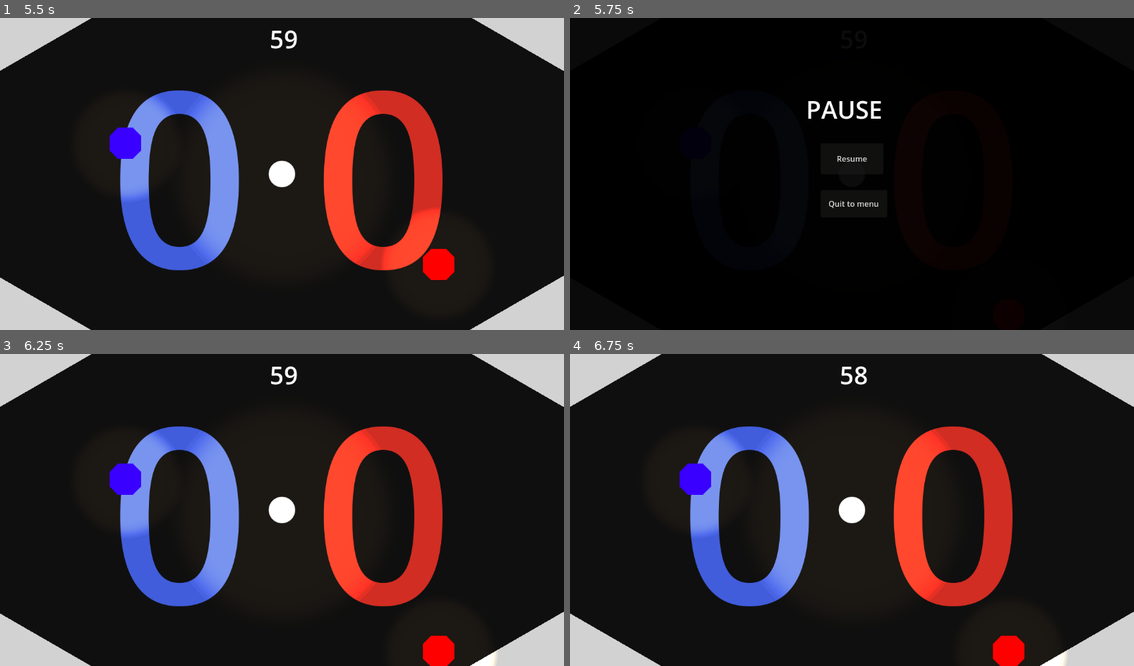
Above: before the commit, frames 1-4 (two rows, left to right).
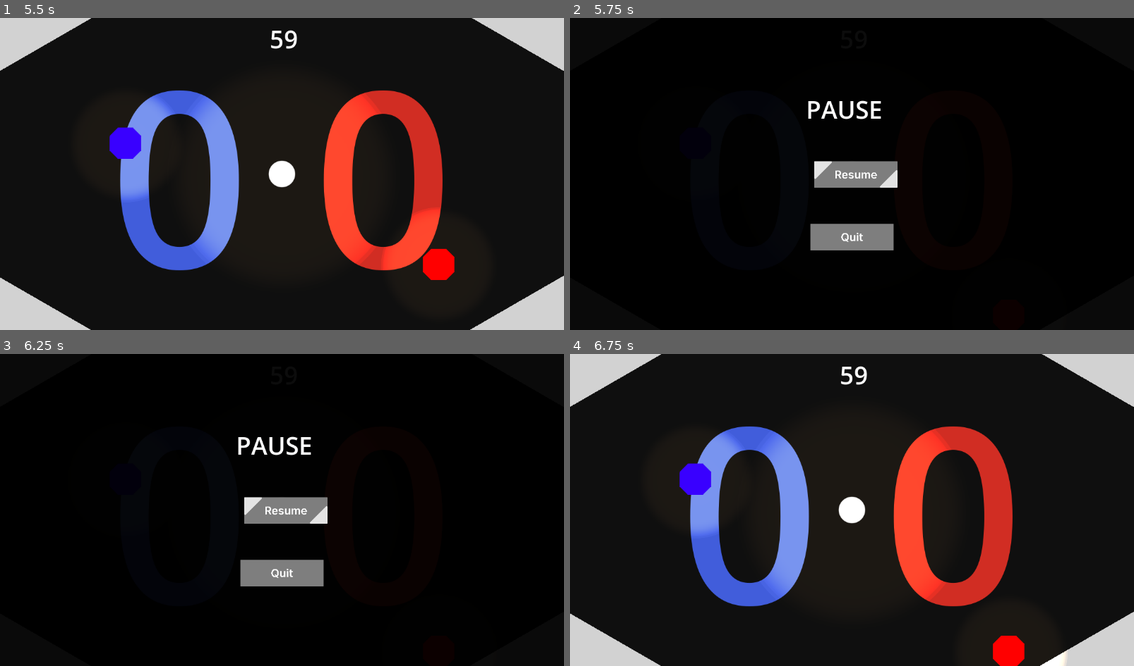
Above: after the commit, the same moments.

Repository: MyloRaccoon/ping
Game: Godot game, scene res://title.tscn
The game is run twice, just before and just after one commit, with the same random seed, the same clock (stepped at 60 frames per second) and the same inputs.
Inputs (mouse positions are in pixels of both pictures, inside the frame that each line leads up to):
- Up to frame 1 (5.5 s): click "Play" at 0.5 s; click "Play" at 1.25 s; tap Enter (ui_accept) at 2, 2.1, 2.27, 2.57, 2.75, 2.85, 3.02, 3.32, 3.6, 4.25, 4.35, 4.52, 4.82, 5, 5.1, 5.27 s; hold Up (ui_up) 2.03-2.78 s; hold Down (ui_down) 2.78-3.53 s; hold Up (ui_up) 3.53-5.03 s; hold Down (ui_down) from 5.03 s (still down)
- Up to frame 2 (5.75 s): keep holding Down (ui_down); tap Enter (ui_accept) at 5.57 s; tap Escape (pause) at 5.65 s
- Up to frame 3 (6.25 s): release Down (ui_down) at 5.75 s; click (282, 494) at 5.75 s, where only the run before the commit has a clickable "Resume"
- Up to frame 4 (6.75 s): tap Enter (ui_accept) at 6.5, 6.6 s; hold Down (ui_down) from 6.53 s (still down)

Frame 1 is identical in both runs. In frame 2, 2.7% of the frame differs, in the area x 42-59%, y 44-75%; in frame 3, 36%, in the area x 0-100%, y 0-100%; in frame 4, less than 0.1%.

Commit message:
add menu scene

Diff:
--- a/game.gd
+++ b/game.gd
@@ -24,6 +24,7 @@
 	call_deferred("add_child", ball)
 
 func _ready():
+	$PauseMenu/menu.activate(false)
 	$UI/firstTimer.start()
 	$map/separator.hide()
 	$goal1/p1Zone.hide()
@@ -117,6 +118,7 @@
 	$UI/Timer.stop()
 	pausing = true
 	$PauseMenu.show()
+	$PauseMenu/menu.activate(true)
 	global.playing = false
 	ball.linear_velocity = Vector2(0,0)
 
@@ -126,9 +128,9 @@
 	$PauseMenu.hide()
 	global.playing = true
 	ball.linear_velocity = stock_ball_velocity
+	$PauseMenu/menu.activate(false)
 
-func _on_resume_pressed():
-	resume()
-
-func _on_quit_to_menu_pressed():
-	get_tree().change_scene_to_file("res://option.tscn")
+func _on_menu_pressed(btn):
+	match btn:
+		"resume": resume()
+		"quit": get_tree().change_scene_to_file("res://option.tscn")
--- a/game.tscn
+++ b/game.tscn
@@ -1,8 +1,10 @@
-[gd_scene load_steps=13 format=3 uid="uid://b6mt6o3s6l44i"]
+[gd_scene load_steps=15 format=3 uid="uid://b6mt6o3s6l44i"]
 
 [ext_resource type="Script" path="res://game.gd" id="1_di1l8"]
 [ext_resource type="PackedScene" uid="uid://b0tvpet4qy7kh" path="res://player.tscn" id="1_jds34"]
 [ext_resource type="Texture2D" uid="uid://b2o8srpfhgwdw" path="res://goalZone.png" id="2_4tqgp"]
+[ext_resource type="PackedScene" uid="uid://np1k8omx8hjg" path="res://scenes/menu.tscn" id="4_765h8"]
+[ext_resource type="PackedScene" uid="uid://b60swerlqj70r" path="res://scenes/button.tscn" id="5_n6qp6"]
 
 [sub_resource type="SegmentShape2D" id="SegmentShape2D_ay4vm"]
 a = Vector2(8, -211.5)
@@ -257,23 +259,18 @@
 label_settings = SubResource("LabelSettings_pcg6r")
 horizontal_alignment = 1
 
-[node name="quitToMenu" type="Button" parent="PauseMenu"]
-offset_left = 512.0
-offset_top = 352.0
-offset_right = 648.0
-offset_bottom = 408.0
-text = "Quit to menu"
-
-[node name="Resume" type="Button" parent="PauseMenu"]
-offset_left = 512.0
-offset_top = 256.0
-offset_right = 640.0
-offset_bottom = 320.0
-text = "Resume"
+[node name="menu" parent="PauseMenu" instance=ExtResource("4_765h8")]
+
+[node name="btn_resume" parent="PauseMenu/menu" instance=ExtResource("5_n6qp6")]
+position = Vector2(584, 320)
+label = "resume"
+
+[node name="btn_quit2" parent="PauseMenu/menu" instance=ExtResource("5_n6qp6")]
+position = Vector2(576, 448)
+label = "quit"
 
 [connection signal="body_entered" from="goal1" to="." method="_on_goal_1_body_entered"]
 [connection signal="body_entered" from="goal2" to="." method="_on_goal_2_body_entered"]
 [connection signal="timeout" from="UI/firstTimer" to="." method="_on_first_timer_timeout"]
 [connection signal="timeout" from="UI/Timer" to="." method="_on_timer_timeout"]
-[connection signal="pressed" from="PauseMenu/quitToMenu" to="." method="_on_quit_to_menu_pressed"]
-[connection signal="pressed" from="PauseMenu/Resume" to="." method="_on_resume_pressed"]
+[connection signal="pressed" from="PauseMenu/menu" to="." method="_on_menu_pressed"]
--- /dev/null
+++ b/scenes/button.tscn
@@ -0,0 +1,10 @@
+[gd_scene load_steps=2 format=3 uid="uid://b60swerlqj70r"]
+
+[ext_resource type="Script" path="res://scripts/button.gd" id="1_jh4i8"]
+
+[node name="button" type="Node2D"]
+position = Vector2(384, 264)
+scale = Vector2(0.15, 0.15)
+script = ExtResource("1_jh4i8")
+
+[node name="sprite" type="Sprite2D" parent="."]
--- /dev/null
+++ b/scenes/menu.tscn
@@ -0,0 +1,12 @@
+[gd_scene load_steps=2 format=3 uid="uid://np1k8omx8hjg"]
+
+[ext_resource type="Script" path="res://scripts/menu.gd" id="1_l2cwn"]
+
+[node name="menu" type="Control"]
+layout_mode = 3
+anchors_preset = 15
+anchor_right = 1.0
+anchor_bottom = 1.0
+grow_horizontal = 2
+grow_vertical = 2
+script = ExtResource("1_l2cwn")
--- /dev/null
+++ b/scenes/menu_option.tscn
@@ -0,0 +1,19 @@
+[gd_scene load_steps=3 format=3 uid="uid://jx3phjp0mvoq"]
+
+[ext_resource type="Script" path="res://scripts/menu_pause.gd" id="1_bpbqn"]
+[ext_resource type="PackedScene" uid="uid://b60swerlqj70r" path="res://scenes/button.tscn" id="2_u82uq"]
+
+[node name="menuOption" type="Control"]
+layout_mode = 3
+anchors_preset = 0
+script = ExtResource("1_bpbqn")
+
+[node name="btn_play" parent="." instance=ExtResource("2_u82uq")]
+position = Vector2(576, 448)
+
+[node name="btn_quit" parent="." instance=ExtResource("2_u82uq")]
+position = Vector2(576, 576)
+
+[connection signal="pressed" from="btn_play" to="." method="_on_btn_play_pressed"]
+[connection signal="pressed" from="btn_play" to="." method="_on_btn_resume_pressed"]
+[connection signal="pressed" from="btn_quit" to="." method="_on_btn_quit_pressed"]
--- /dev/null
+++ b/scenes/menu_pause.tscn
@@ -0,0 +1,18 @@
+[gd_scene load_steps=3 format=3 uid="uid://byidc5jfmffmw"]
+
+[ext_resource type="PackedScene" uid="uid://b60swerlqj70r" path="res://scenes/button.tscn" id="1_5a4x2"]
+[ext_resource type="Script" path="res://scripts/menu_pause.gd" id="1_a58xl"]
+
+[node name="menuPause" type="Control"]
+layout_mode = 3
+anchors_preset = 0
+script = ExtResource("1_a58xl")
+
+[node name="btn_resume" parent="." instance=ExtResource("1_5a4x2")]
+position = Vector2(576, 320)
+
+[node name="btn_quit" parent="." instance=ExtResource("1_5a4x2")]
+position = Vector2(576, 448)
+
+[connection signal="pressed" from="btn_resume" to="." method="_on_btn_resume_pressed"]
+[connection signal="pressed" from="btn_quit" to="." method="_on_btn_quit_pressed"]
--- /dev/null
+++ b/scripts/button.gd
@@ -0,0 +1,21 @@
+extends Node2D
+
+signal pressed(name)
+
+@export var label : String
+var hovered : bool = false
+var btn_img
+var btn_hover
+var active : bool = true
+# Called when the node enters the scene tree for the first time.
+func _ready():
+	btn_img = load("res://assets/UI/"+ label +".png")
+	btn_hover = load("res://assets/UI/"+ label +"Hover.png")
+
+# Called every frame. 'delta' is the elapsed time since the previous frame.
+func _process(delta):
+	if active:
+		if hovered:
+			$sprite.texture = btn_hover
+		else:
+			$sprite.texture = btn_img
--- /dev/null
+++ b/scripts/menu.gd
@@ -0,0 +1,42 @@
+extends Control
+
+signal pressed(btn)
+
+@onready var N_button = get_children().size()
+var index = 0
+var active : bool = true
+
+# Called when the node enters the scene tree for the first time.
+func _ready():
+	if N_button > 0:
+		on_select()
+
+
+# Called every frame. 'delta' is the elapsed time since the previous frame.
+func _process(delta):
+	if active and N_button > 0:
+		if Input.is_action_just_pressed('ui_up'):
+			index -= 1
+			on_select()
+		elif Input.is_action_just_pressed("ui_down"):
+			index += 1
+			on_select()
+		if Input.is_action_just_pressed("ui_accept"):
+			emit_signal("pressed", get_children()[index].label)
+
+func on_select():
+	if index >= N_button:
+		index = 0
+	elif index < 0:
+		index = N_button - 1
+	select(get_children()[index])
+
+func select(btn):
+	for button in get_children():
+		button.hovered = false
+	btn.hovered = true
+
+func activate(boolean):
+	active = boolean
+	for btn in get_children():
+		btn.active = boolean
--- /dev/null
+++ b/scripts/menu_pause.gd
@@ -0,0 +1,50 @@
+extends Control
+
+signal pressed(btn)
+
+@export var N_button : int = 2
+var index = 0
+var active : bool = true
+
+# Called when the node enters the scene tree for the first time.
+func _ready():
+	on_select()
+
+
+# Called every frame. 'delta' is the elapsed time since the previous frame.
+func _process(delta):
+	if active:
+		if Input.is_action_just_pressed('ui_up'):
+			index -= 1
+			on_select()
+		elif Input.is_action_just_pressed("ui_down"):
+			index += 1
+			on_select()
+
+
+func on_select():
+	if index >= N_button:
+		index = 0
+	elif index < 0:
+		index = N_button - 1
+	match index:
+		0: select($btn_resume)
+		1: select($btn_quit)
+
+func select(btn):
+	$btn_resume.hovered = false
+	$btn_quit.hovered = false
+	btn.hovered = true
+
+
+func _on_btn_play_pressed():
+	emit_signal("pressed", "play")
+
+
+func _on_btn_quit_pressed():
+	emit_signal("pressed", "quit")
+
+func activate(boolean):
+	active = boolean
+	$btn_resume.active = boolean
+	$btn_quit.active = boolean
Binary file added: assets/UI/minus.png
Not shown, added: assets/UI/minus.png.import
Binary file added: assets/UI/minusHover.png
Not shown, added: assets/UI/minusHover.png.import
Binary file added: assets/UI/play.png
Not shown, added: assets/UI/play.png.import
Binary file added: assets/UI/playHover.png
Not shown, added: assets/UI/playHover.png.import
Binary file added: assets/UI/plus.png
Not shown, added: assets/UI/plus.png.import
Binary file added: assets/UI/plusHover.png
Not shown, added: assets/UI/plusHover.png.import
(and 8 more such lines)
